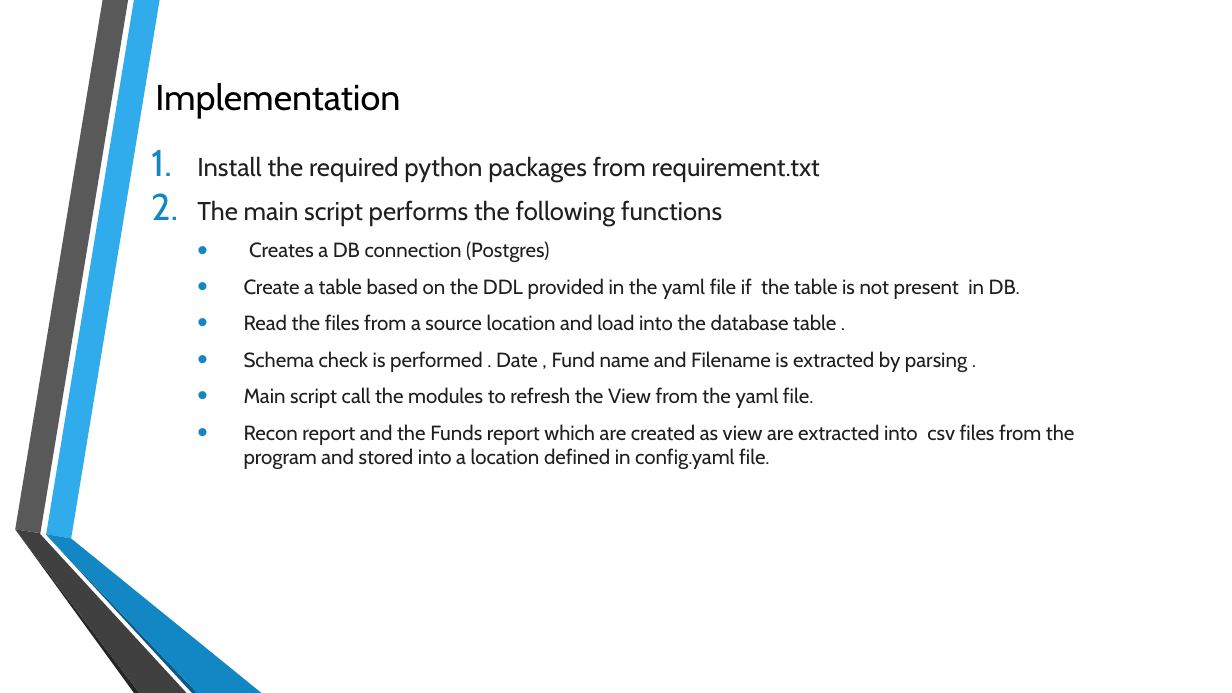
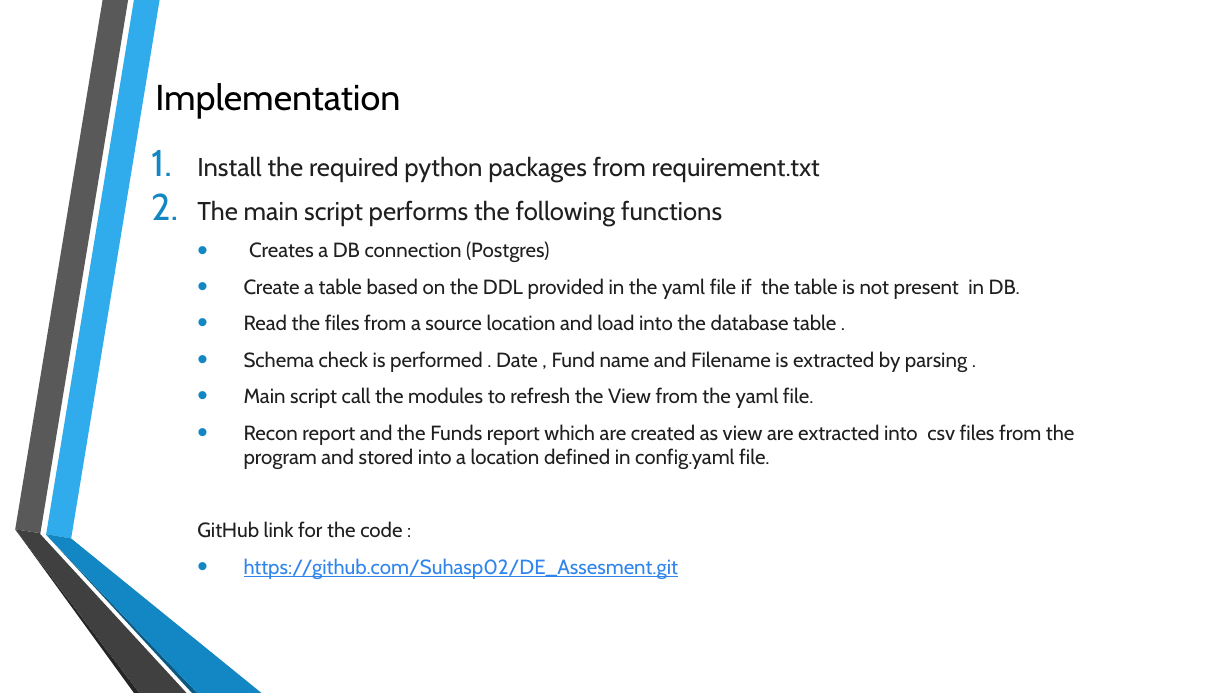
Before and after one commit to Suhasp02/DE_Assesment, a slide deck: slide 3 of Fund_analysis.pptx. Drawn at 1232x693 pixels with LibreOffice and Linux fonts; fonts in the diff are those of the drawing; background and template pictures are left out. Boxes give left, top, right and bottom in pixels: in the first picture for what was removed or moved away, otherwise in the second. Text is boxed around its words. In the diff, an @@ line names an element or a change of style, - is before the commit and + after.

```diff
--- a/Fund_analysis.pptx
+++ b/Fund_analysis.pptx
@@ text at (x1=197, y1=521, x2=679, y2=579): paragraphs added @@
+  GitHub link for the code :
+  • https://github.com/Suhasp02/DE_Assesment.git
```
